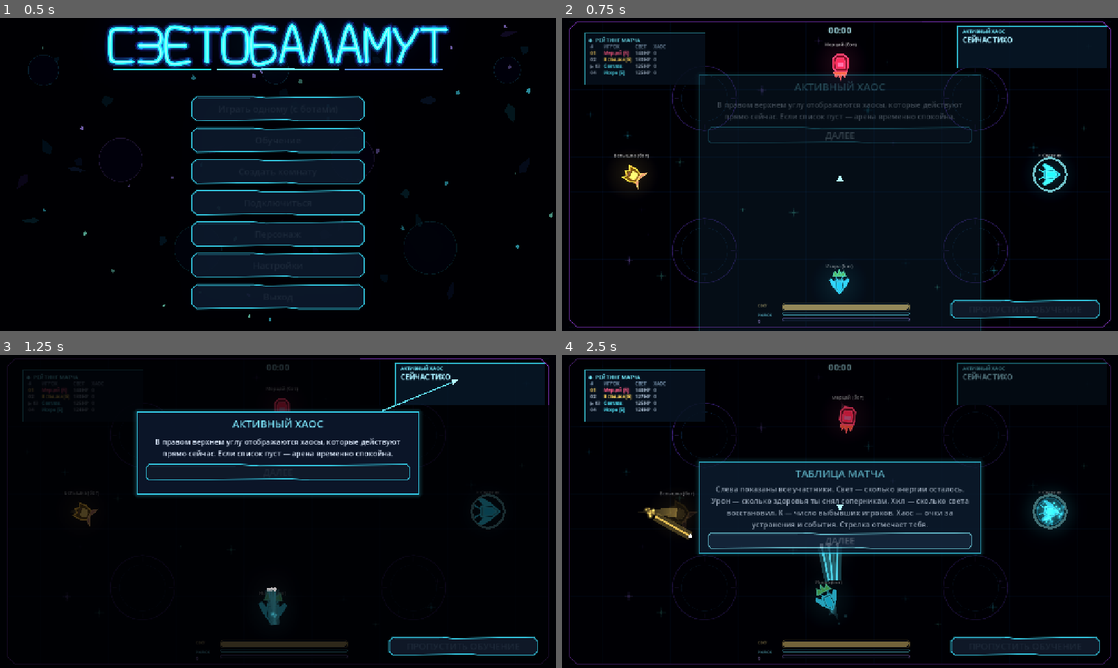
Above: before the commit, frames 1-4 (two rows, left to right).
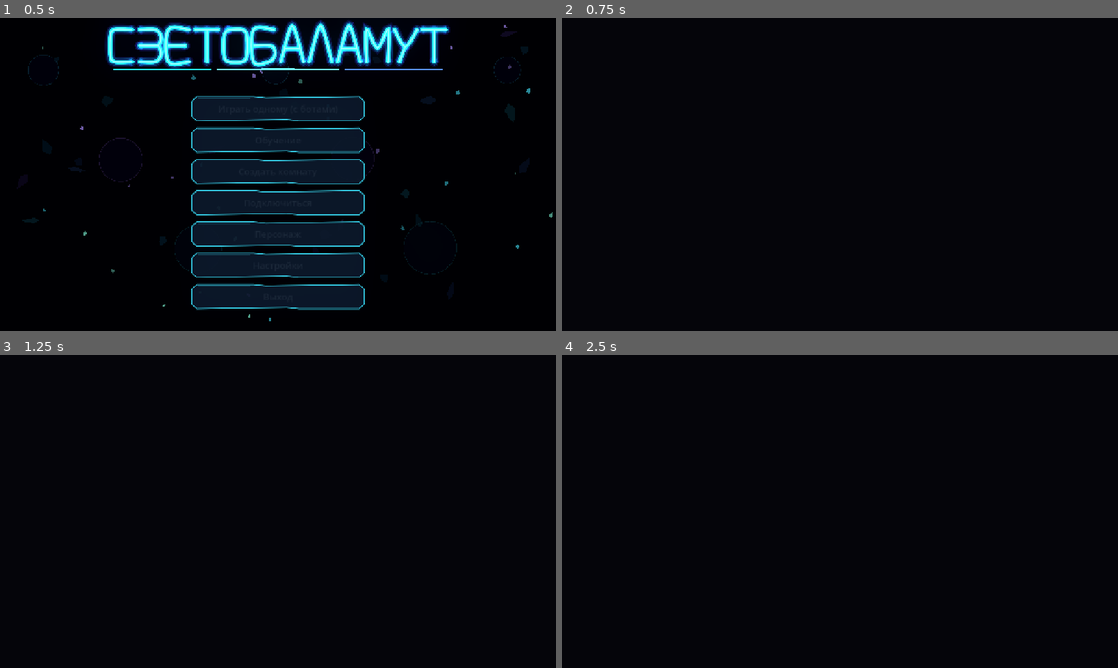
Above: after the commit, the same moments.

Repository: DvoreZZKy/svetobalamut
Game: Godot game, scene res://scenes/menu.tscn
Two runs of this game, one before a commit and one after it. Both use one fixed random seed, a clock stepped at 60 frames per second and the inputs below.
Inputs (mouse positions are in pixels of both pictures, inside the frame that each line leads up to):
- Up to frame 1 (0.5 s): no input
- Up to frame 2 (0.75 s): click "Играть одному (с ботами)" at 0.5 s
- Up to frame 3 (1.25 s): no input
- Up to frame 4 (2.5 s): tap Enter (restart) at 1.25 s; move the mouse to (962, 495) at 1.27 s; hold D (right) 1.28-2 s; hold Space (dash) 1.28-2 s; tap Q (ability) at 1.35 s; click (962, 495) at 1.42 s; click (840, 473) at 2 s, where only the run before the commit has a clickable "ДАЛЕЕ"

Frame 1 is identical in both runs. In frame 2, 8.5% of the frame differs, in the area x 1-99%, y 1-100%; in frame 3, 18%; in frame 4, 21%, in the area x 1-99%, y 1-99%.
Error after the commit: Parse Error: Value of type "NeonProgressBar" cannot be assigned to a variable of type "ProgressBar". (res://scripts/arena.gd:438)

Commit message:
Draw cooldown meters on Control so their fills render reliably

Diff:
--- a/scripts/arena.gd
+++ b/scripts/arena.gd
@@ -53,7 +53,7 @@
 var edge_feedback: EdgeFeedback
 
 
-class NeonProgressBar extends ProgressBar:
+class NeonProgressBar extends Control:
 	var tint := Color("#62eaff")
 	var fill_ratio := 1.0
 
@@ -315,8 +315,6 @@
 	b.tint = col
 	b.position = pos
 	b.size = sz
-	b.show_percentage = false
-	b.max_value = 100.0
 	var bg := StyleBoxFlat.new()
 	bg.bg_color = Color("#06101e", 0.96)
 	bg.set_border_width_all(1)
@@ -329,8 +327,6 @@
 	fl.shadow_color = Color(col.r, col.g, col.b, 0.45)
 	fl.shadow_size = 3
 	fl.set_corner_radius_all(3)
-	b.add_theme_stylebox_override("background", StyleBoxEmpty.new())
-	b.add_theme_stylebox_override("fill", StyleBoxEmpty.new())
 	b.mouse_filter = Control.MOUSE_FILTER_IGNORE
 	parent.add_child(b)
 	return b
@@ -1339,8 +1335,6 @@
 	if not me.is_empty():
 		light_bar.max_value = me.hpmax
 		light_bar.value = me.l
-		dash_bar.max_value = 100.0
-		ability_bar.max_value = 100.0
 		var dash_cooldown := clampf(float(me.get("dc", 0.0)), 0.0, Sim.DASH_CD)
 		var ability_cooldown := clampf(float(me.get("acd", 0.0)), 0.0, 9.0)
 		dash_bar.set_fill_ratio(1.0 - dash_cooldown / Sim.DASH_CD)
